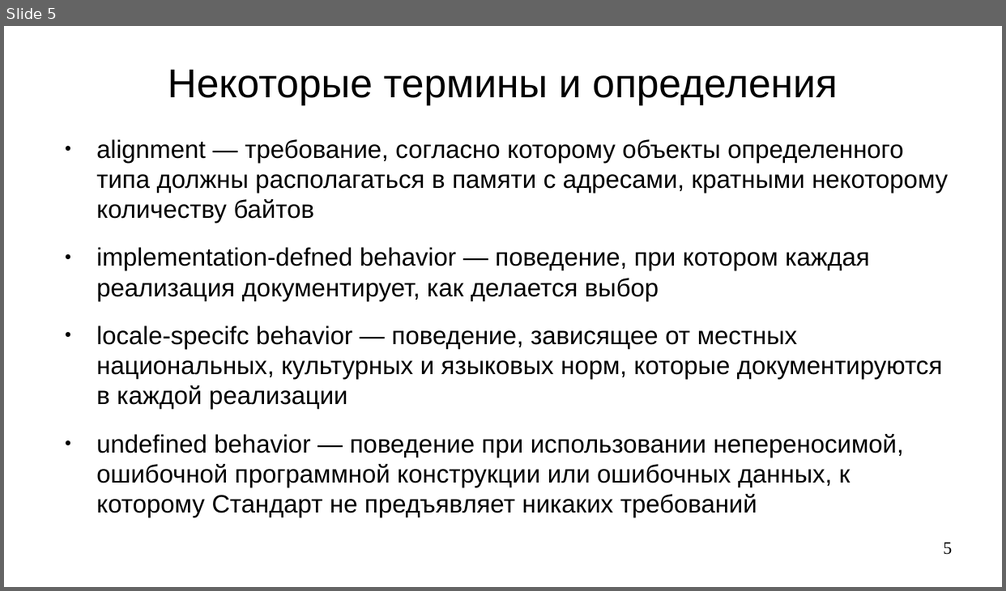
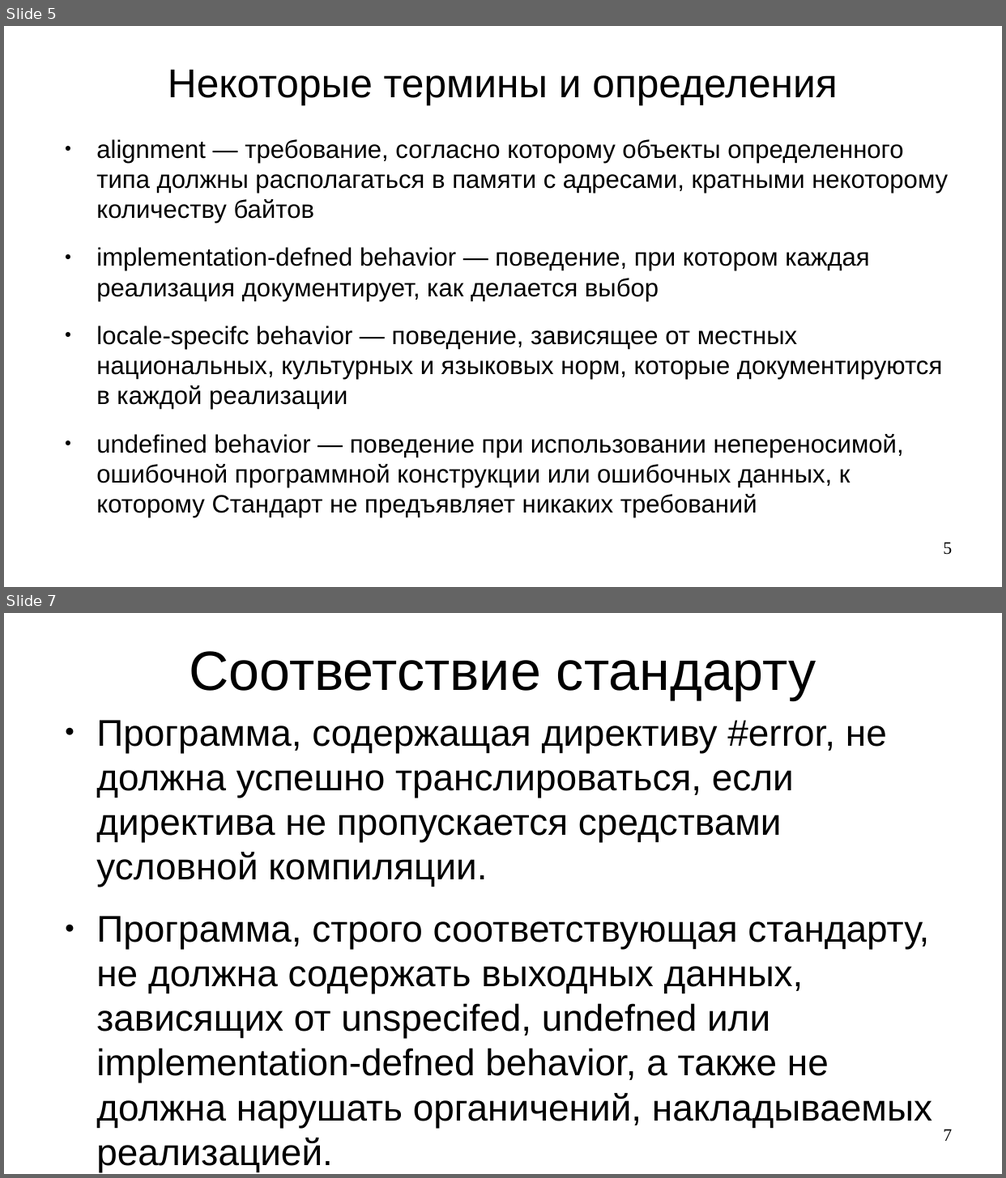
Before and after one commit to steelcraft/stud-lab, a slide deck: Лекции/CACP01.odp. Shown one above the other, each under a label of ours: slide 5 before the commit, slides 5 and 7 after it; the slides between them are not shown. The pictures are 1006x591 and 1006x1178 pixels, drawn with LibreOffice and Linux fonts; fonts in the diff are those of the drawing. Boxes give left, top, right and bottom in pixels: in the first picture for what was removed or moved away, otherwise in the second. Text is boxed around its words. In the diff, an @@ line names an element or a change of style, - is before the commit and + after.

Commit message:
Добавлен раздел "Соответствие стандарту"

```diff
--- a/Лекции/CACP01.odp
+++ b/Лекции/CACP01.odp
@@ slide 7 added at [4,613,1002,1174], background #FFFFFF @@
@@ title added at [189,651,816,700], 44 pt, text #000000 @@
+Соответствие стандарту
@@ text added at [96,720,932,1127], 29.6 pt, text #000000 @@
+● Программа, содержащая директиву #error, не должна успешно транслироваться, если директива не пропускается средствами условной компиляции.
+● Программа, строго соответствующая стандарту, не должна содержать выходных данных, зависящих от unspecifed, undefned или implementation-defned behavior, а также не должна нарушать органичений, накладываемых реализацией.
@@ page number added at [943,1129,952,1141], 14 pt, text #000000 @@
+7
```
Also in this commit, not shown: 1 slide changed.
